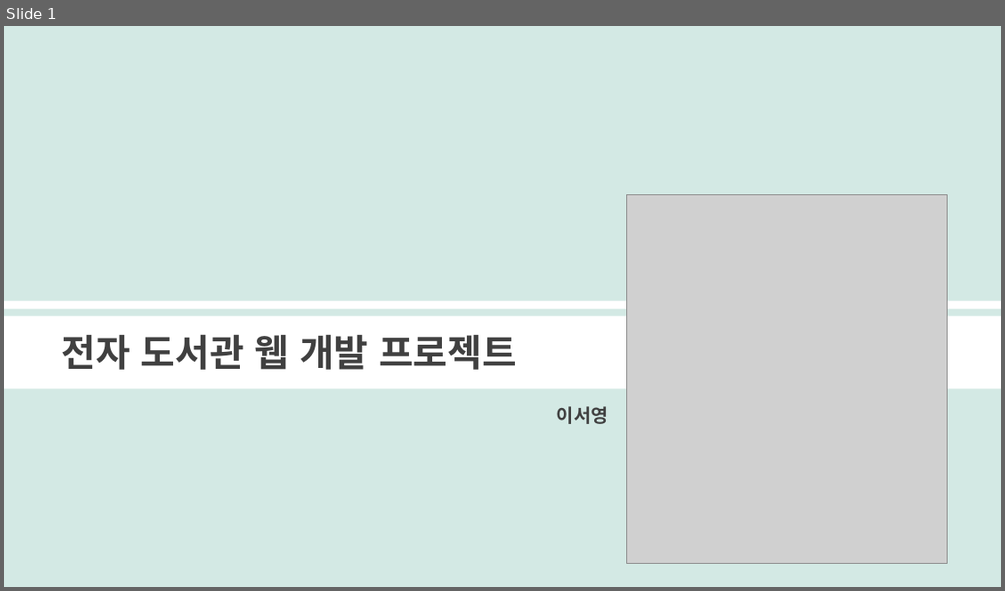
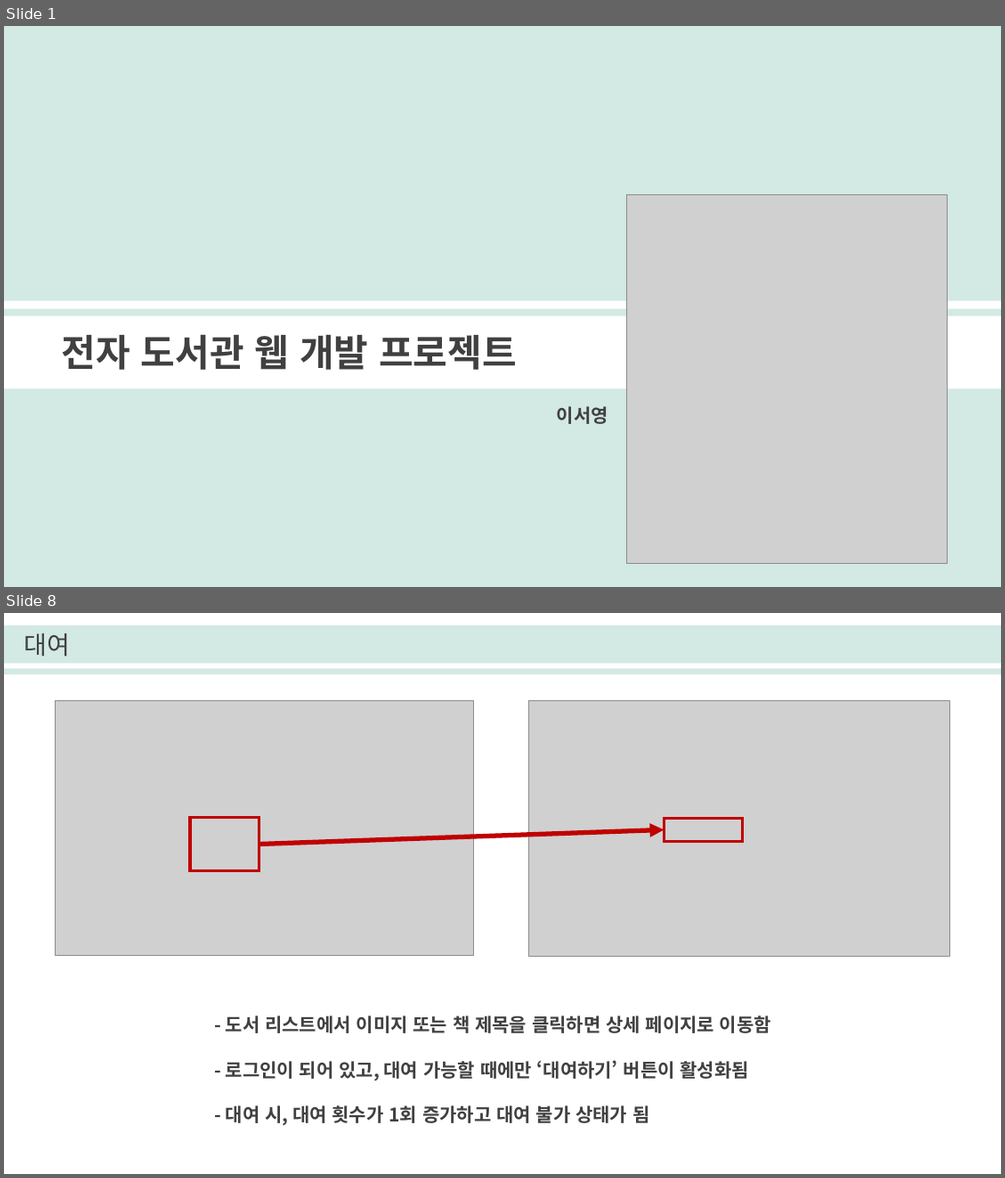
Before and after one commit to seoyounglee0105/Library_Web_Project, a slide deck: 이서영_전자도서관프로젝트.pptx. Shown one above the other, each under a label of ours: slide 1 before the commit, slides 1 and 8 after it; the slides between them are not shown. The pictures are 1005x591 and 1005x1178 pixels, drawn with LibreOffice and Linux fonts; fonts in the diff are those of the drawing; grey boxes stand for pictures. Boxes give left, top, right and bottom in pixels: in the first picture for what was removed or moved away, otherwise in the second. Text is boxed around its words. In the diff, an @@ line names an element or a change of style, - is before the commit and + after.

```diff
--- a/이서영_전자도서관프로젝트.pptx
+++ b/이서영_전자도서관프로젝트.pptx
@@ slide 8 added at (x1=4, y1=613, x2=1001, y2=1174), background #FFFFFF @@
@@ rectangle added at (x1=4, y1=625, x2=1001, y2=674), fill #D3E9E4 @@
@@ text added at (x1=24, y1=633, x2=70, y2=656), 24 pt, text #404040 @@
+대여
@@ rectangle added at (x1=4, y1=663, x2=1001, y2=668), fill #FFFFFF @@
@@ group added at (x1=55, y1=700, x2=951, y2=956): 2 pictures, 2 rectangles, 1 arrow @@
@@ text added at (x1=226, y1=1015, x2=771, y2=1125), 18 pt, text #404040, bold @@
+- 도서 리스트에서 이미지 또는 책 제목을 클릭하면 상세 페이지로 이동함
+- 로그인이 되어 있고, 대여 가능할 때에만 ‘대여하기’ 버튼이 활성화됨
+- 대여 시, 대여 횟수가 1회 증가하고 대여 불가 상태가 됨
```
Also in this commit, not shown: 5 slides changed, 8 other slides added, 3 slides removed, 10 other files.
